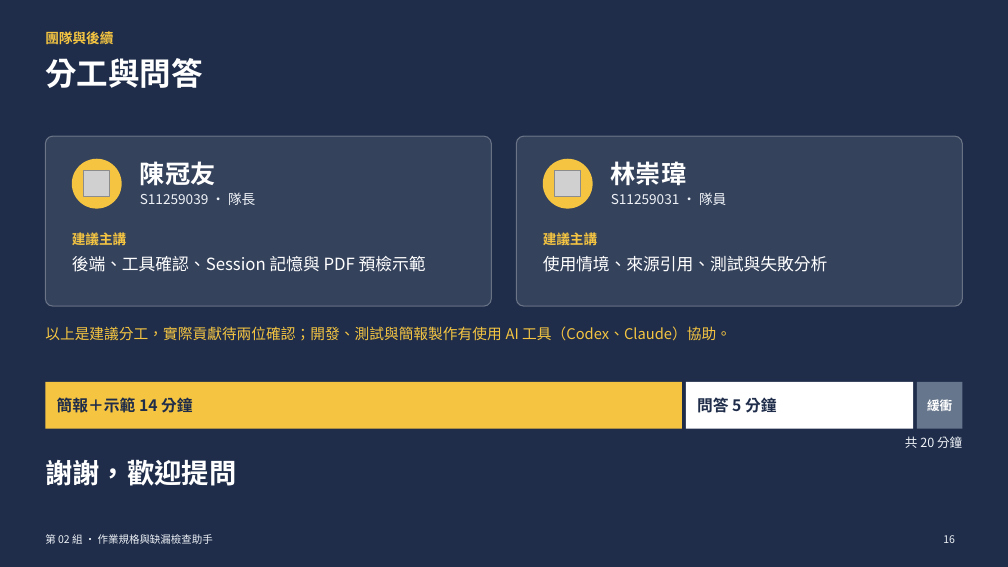
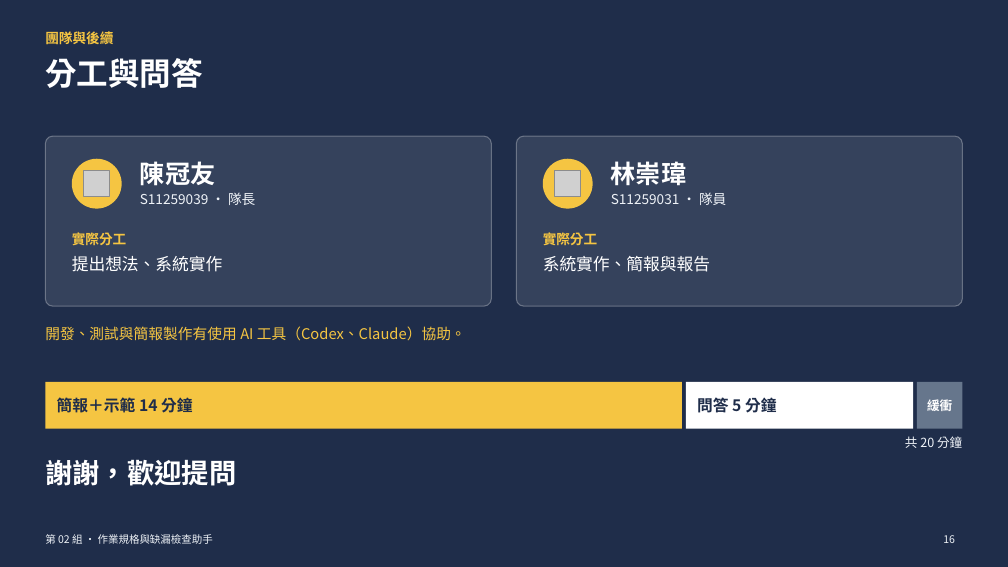
Before and after one commit to yoyo6108876/nutn-agent-2026f-team2-campus-life, a slide deck: slide 16 of reports/phase-review-v2/phase-review-v2.pptx. Drawn at 1008x567 pixels with LibreOffice and Linux fonts; fonts in the diff are those of the drawing; grey boxes stand for pictures. Boxes give left, top, right and bottom in pixels: in the first picture for what was removed or moved away, otherwise in the second. Text is boxed around its words. In the diff, an @@ line names an element or a change of style, - is before the commit and + after.

```diff
--- a/reports/phase-review-v2/phase-review-v2.pptx
+++ b/reports/phase-review-v2/phase-review-v2.pptx
@@ text at box(72, 232, 126, 245): text changed @@
-建議主講
+實際分工
@@ text at box(543, 232, 597, 245): text changed @@
-建議主講
+實際分工
@@ text at box(72, 256, 223, 272): text changed @@
-後端、工具確認、Session 記憶與 PDF 預檢示範
+提出想法、系統實作
@@ text at box(543, 256, 710, 272): text changed @@
-使用情境、來源引用、測試與失敗分析
+系統實作、簡報與報告
@@ text at box(45, 326, 466, 341): text changed @@
-以上是建議分工，實際貢獻待兩位確認；開發、測試與簡報製作有使用 AI 工具（Codex、Claude）協助。
+開發、測試與簡報製作有使用 AI 工具（Codex、Claude）協助。
```
Also in this commit, not shown: 5 other files.
